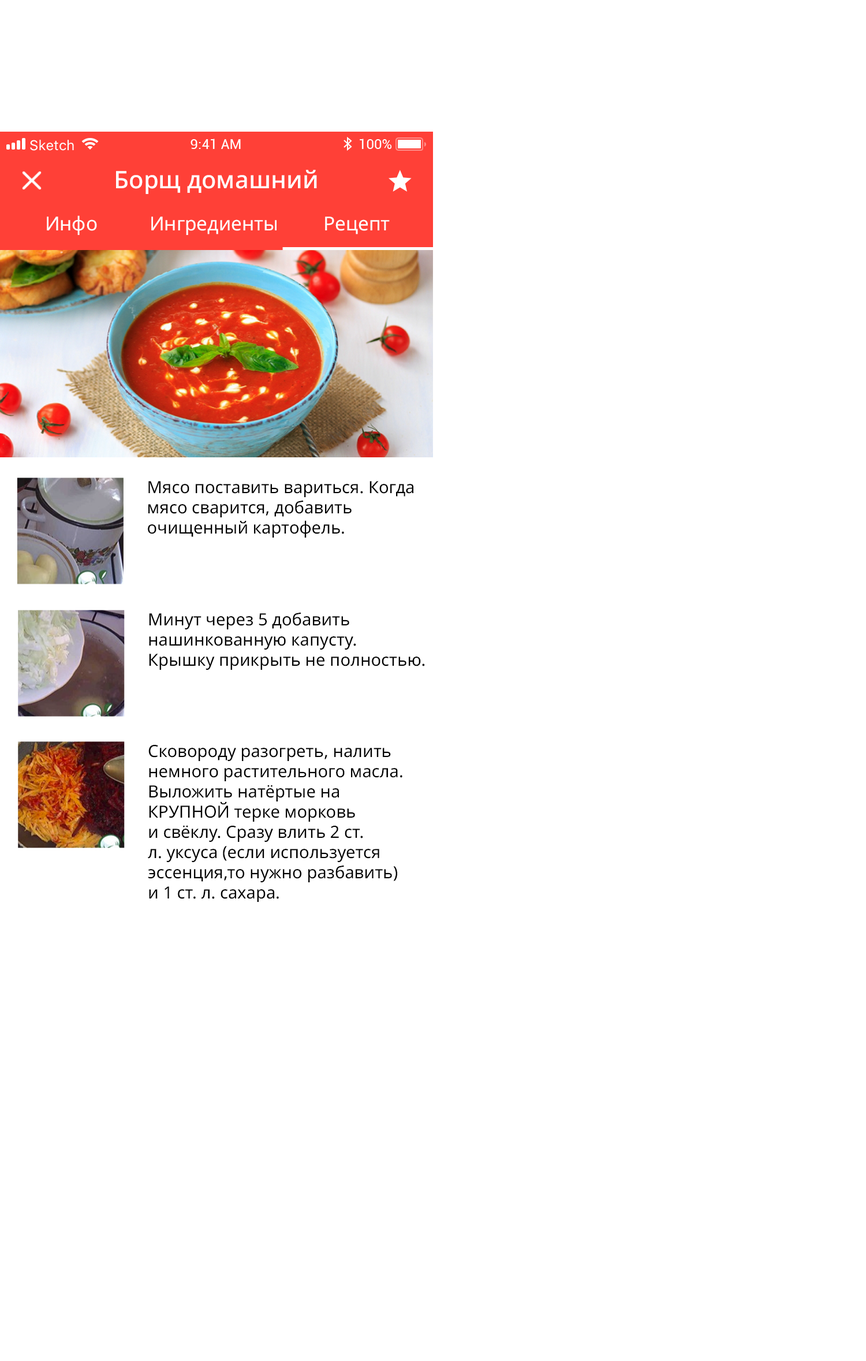
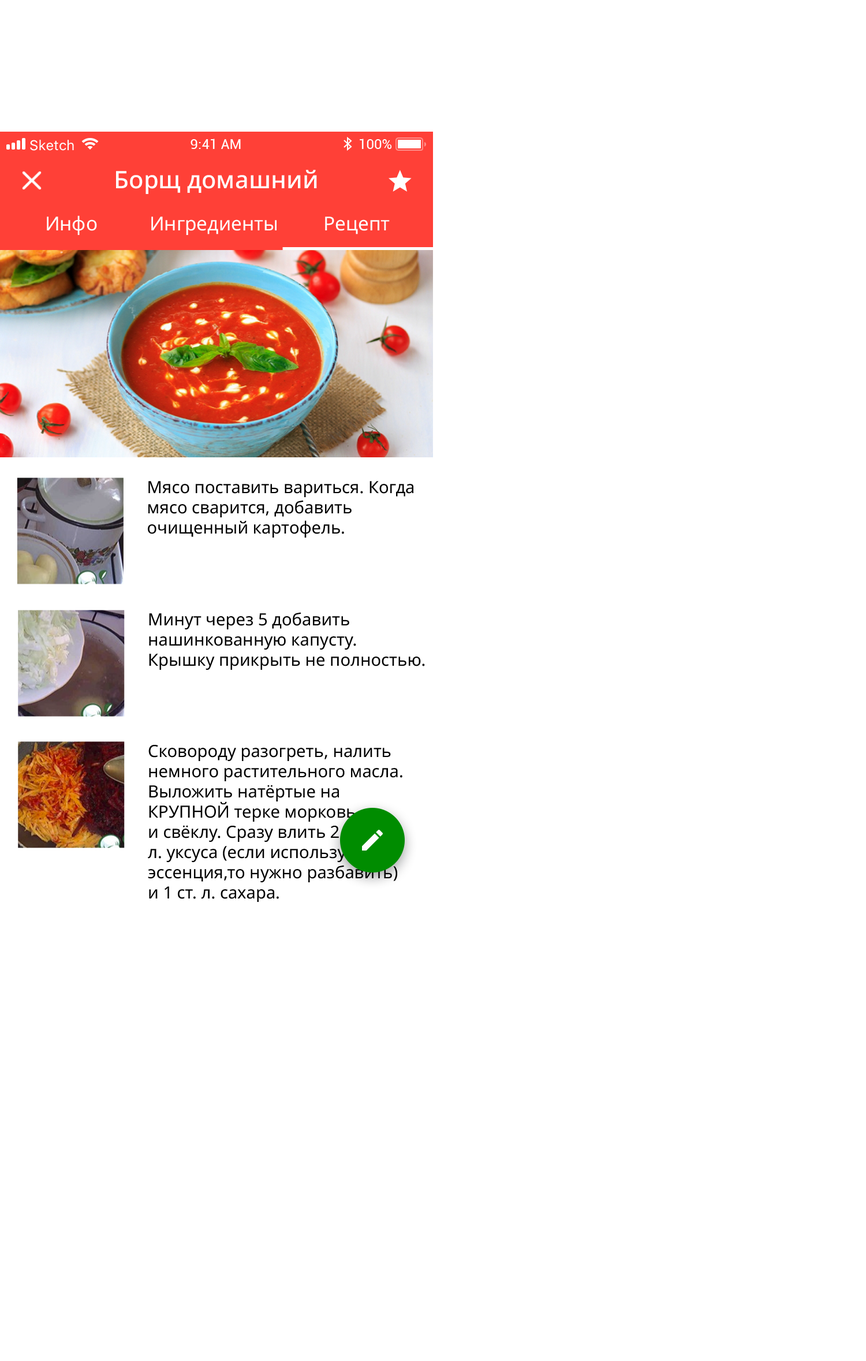
Comparing the layer stacks of the two 866 x 1361 images. Changes:
added group "fab" with 2 layers in group "Group 1" over (340, 808, 405, 873)
added layer "-e-edit" in group "fab" over (362, 829, 383, 851)
added layer "Compound Shape" (2nd of 4, in "smachno_recipe" › "Group 1" › "fab") in group "fab" over (340, 808, 405, 873)
painted on "Compound Shape" (3rd of 4, in "smachno_recipe" › "Group 1"), unmasked it over (46, 169, 390, 236)
painted on "Compound Shape" (4th of 4, in "smachno_recipe"), unmasked it over (147, 481, 426, 902)
